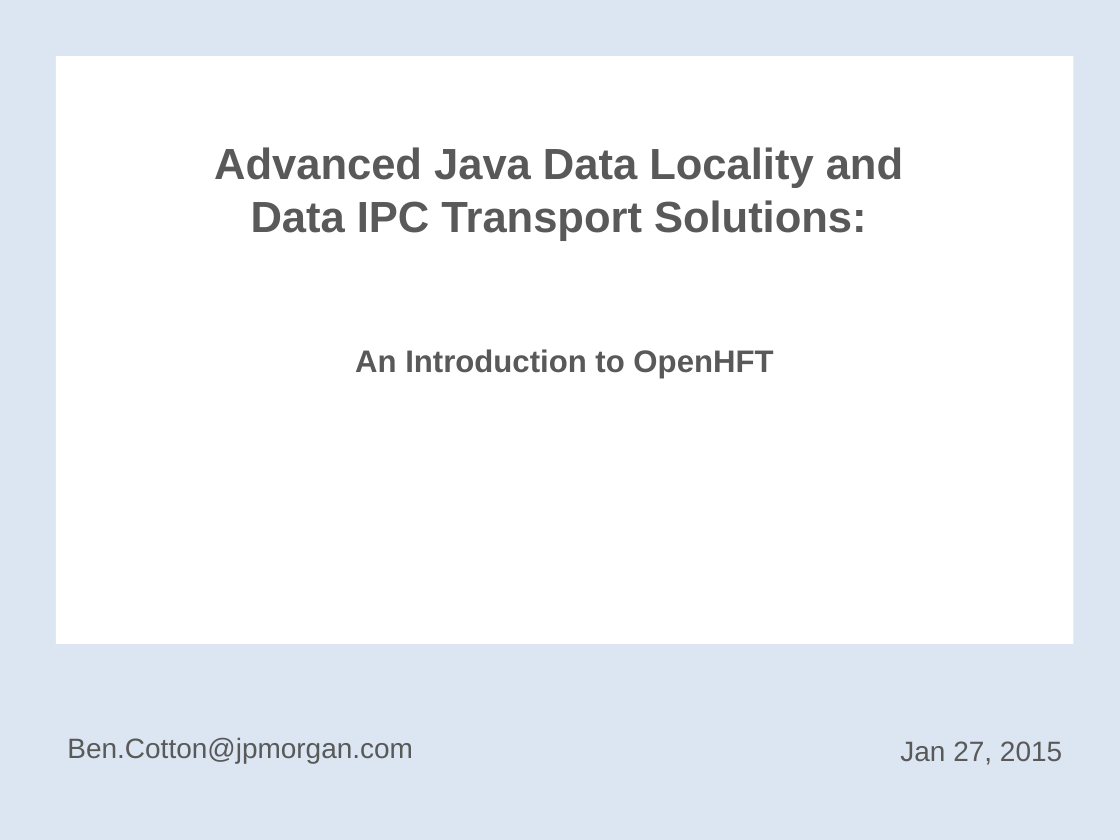
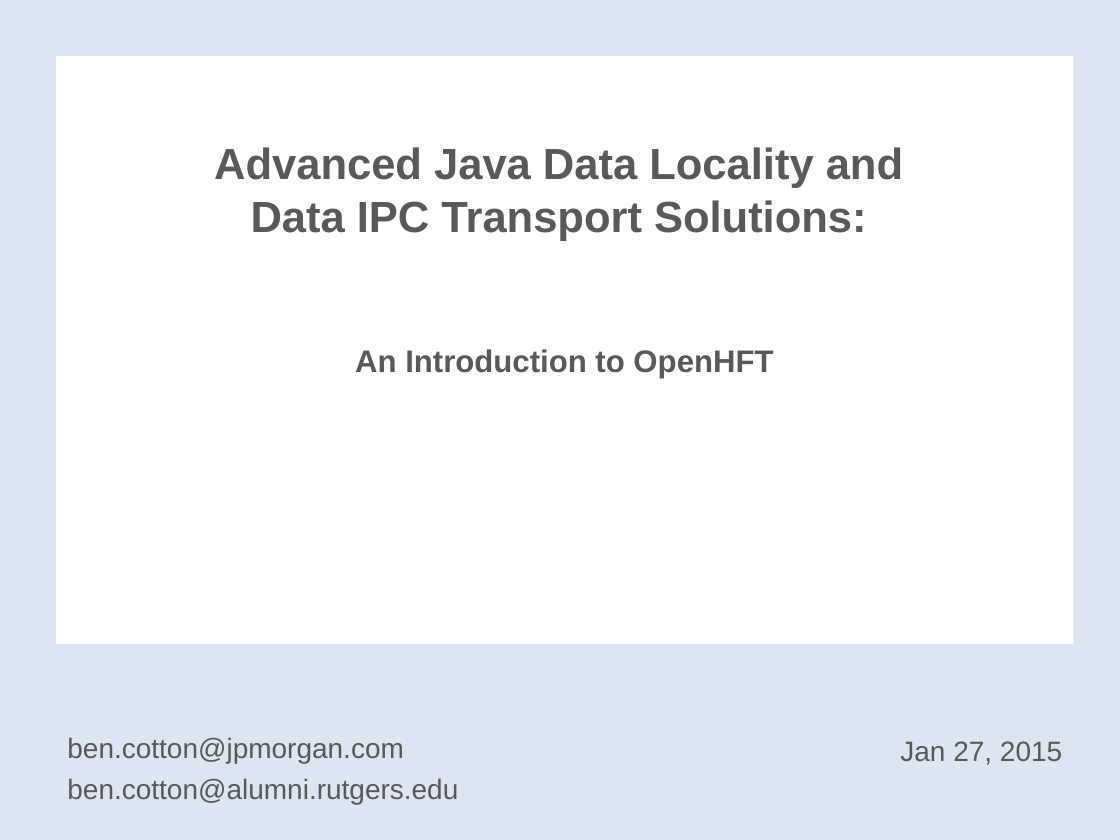
Before and after one commit to Cotton-Ben/OpenHFT, a slide deck: slide 1 of doc/Ben-Peter-Sarah-UPDATED=_HaZelcast-2015-JAN-27_PRES.pptx. Drawn at 1120x840 pixels with LibreOffice and Linux fonts; fonts in the diff are those of the drawing; background and template pictures are left out. Boxes give left, top, right and bottom in pixels: in the first picture for what was removed or moved away, otherwise in the second. Text is boxed around its words. In the diff, an @@ line names an element or a change of style, - is before the commit and + after.

Commit message:
updated_PPTX_slide_1_contact

```diff
--- a/doc/Ben-Peter-Sarah-UPDATED=_HaZelcast-2015-JAN-27_PRES.pptx
+++ b/doc/Ben-Peter-Sarah-UPDATED=_HaZelcast-2015-JAN-27_PRES.pptx
@@ text at (x1=67, y1=737, x2=458, y2=804): text changed @@
-Ben.Cotton@jpmorgan.com
+ben.cotton@jpmorgan.com
+ben.cotton@alumni.rutgers.edu
```
